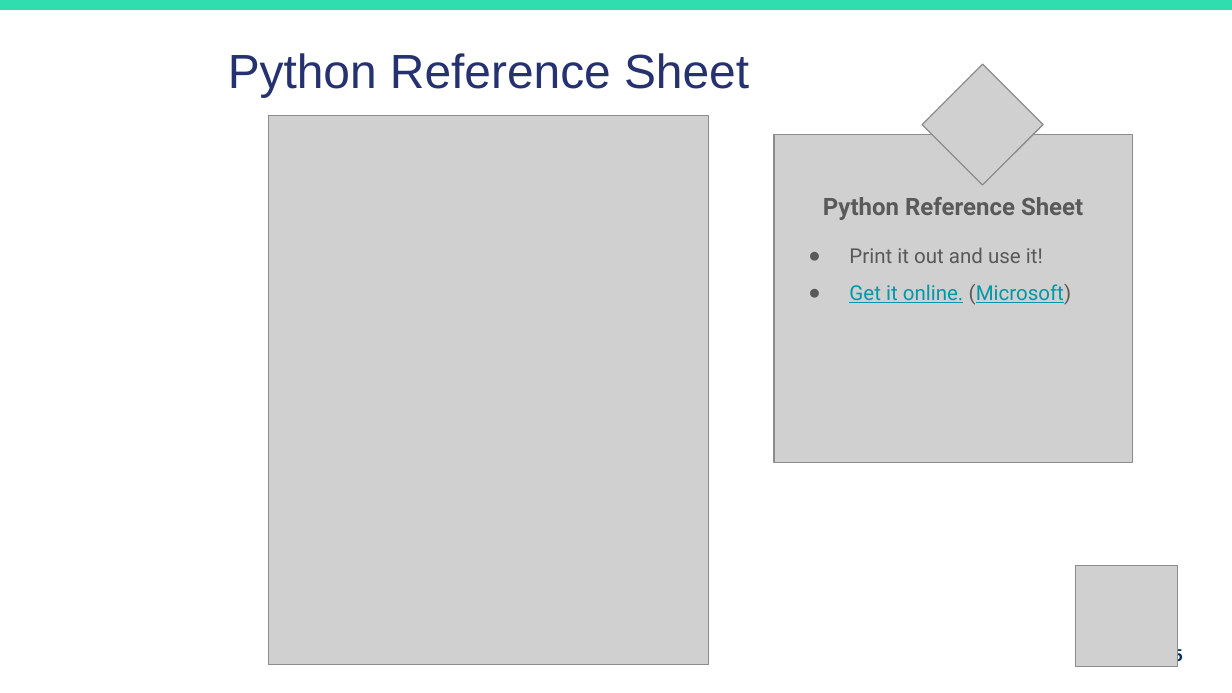
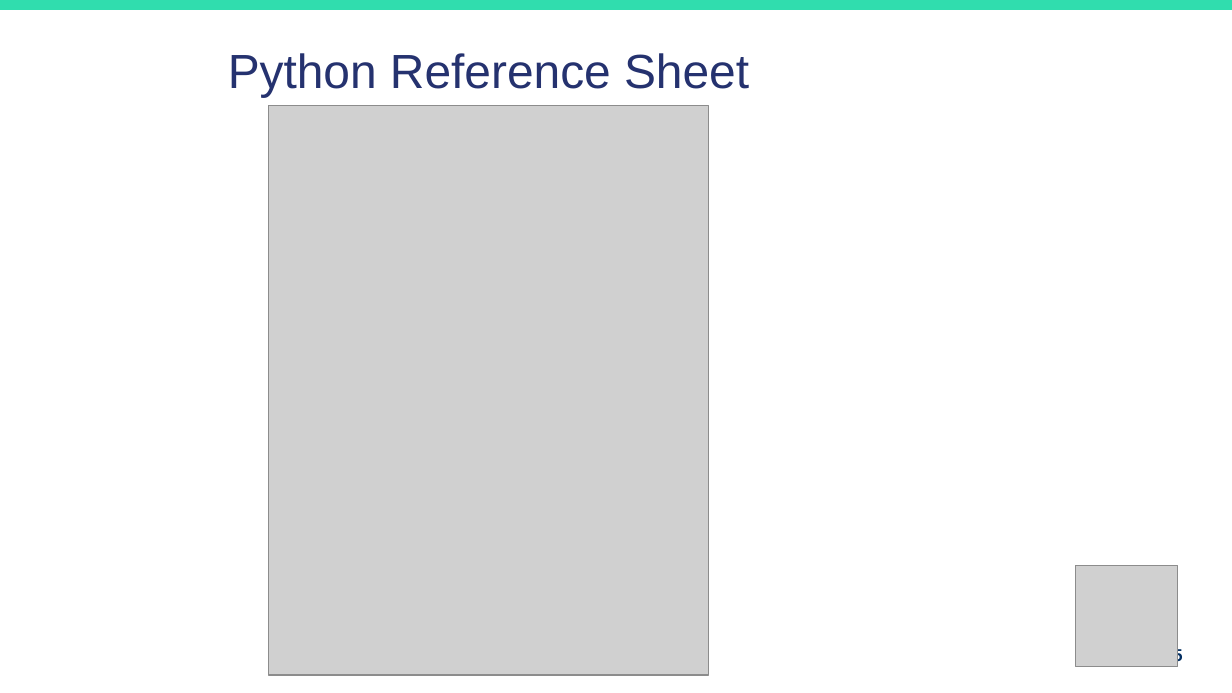
Before and after one commit to duari132/6iec-intermediate-coding, a slide deck: slide 5 of Lesson-2-Integers-and-Strings/Lesson-2-Integers-and-Strings.pptx. Drawn at 1232x693 pixels with LibreOffice and Linux fonts; fonts in the diff are those of the drawing; grey boxes stand for pictures. Boxes give left, top, right and bottom in pixels: in the first picture for what was removed or moved away, otherwise in the second. Text is boxed around its words. In the diff, an @@ line names an element or a change of style, - is before the commit and + after.

```diff
--- a/Lesson-2-Integers-and-Strings/Lesson-2-Integers-and-Strings.pptx
+++ b/Lesson-2-Integers-and-Strings/Lesson-2-Integers-and-Strings.pptx
@@ picture: place and size @@
-picture at bbox=[269, 116, 708, 665]
+picture at bbox=[269, 105, 708, 674]
@@ group removed at bbox=[774, 64, 1132, 463]: 2 pictures, 2 texts @@
-Python Reference Sheet
-● Print it out and use it!
-● Get it online. (Microsoft)
```
Also in this commit, not shown: 5 other slides changed.
